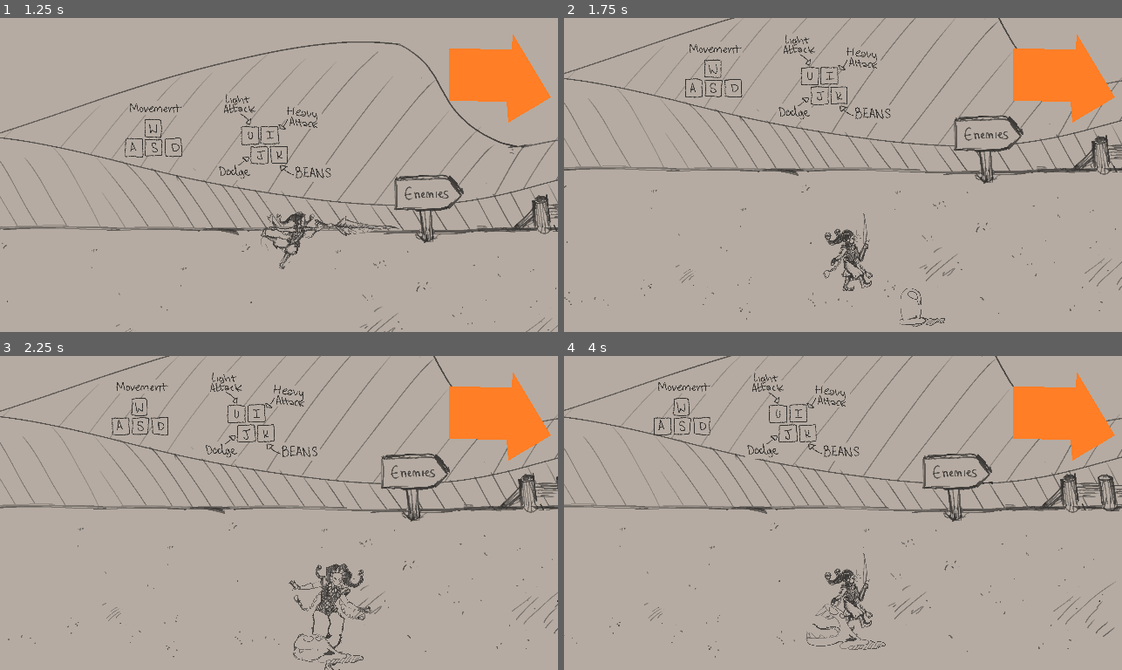
Above: before the commit, frames 1-4 (two rows, left to right).
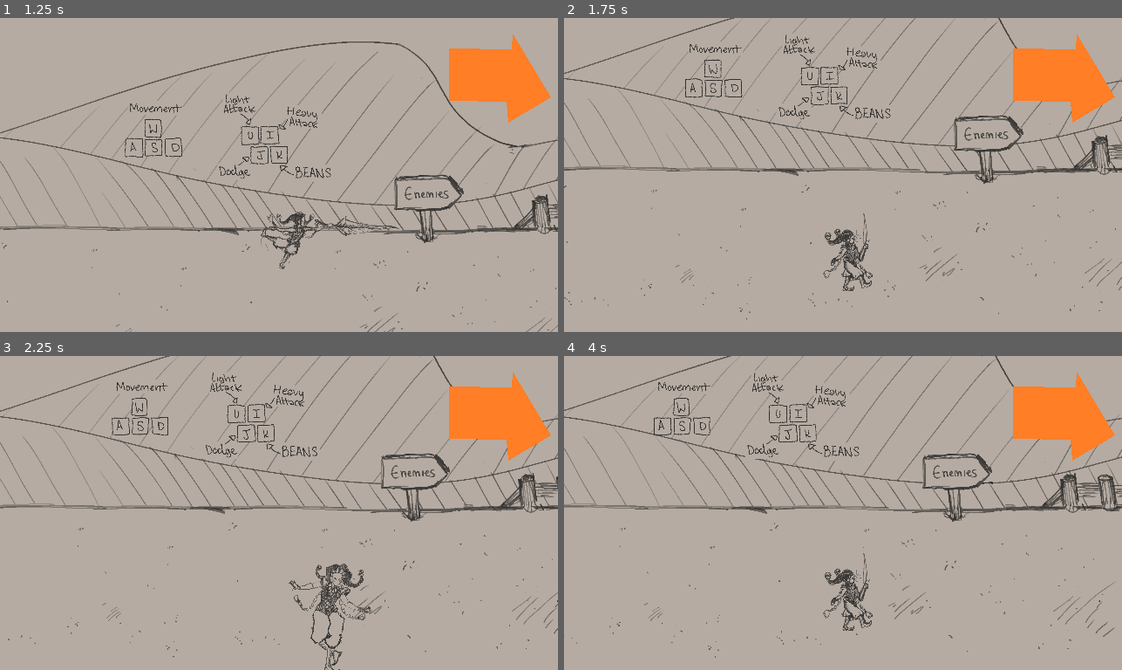
Above: after the commit, the same moments.

Repository: danielday-dev/UOP-GGJ-2024
Game: Godot game, scene res://Scenes/Stage1.tscn
Two runs of this game, one before a commit and one after it. Both use one fixed random seed, a clock stepped at 60 frames per second and the inputs below. This scene is started directly instead of the project's main scene.
Inputs:
- Up to frame 1 (1.25 s): tap Enter at 0.5 s; hold D (move_right) from 0.53 s (still down); hold U (attack1) from 0.53 s (still down)
- Up to frame 2 (1.75 s): release D (move_right) at 1.28 s; release U (attack1) at 1.28 s; hold S (move_down) from 1.28 s (still down); tap I (attack2) at 1.35 s
- Up to frame 3 (2.25 s): release S (move_down) at 2.03 s; hold D (move_right) from 2.03 s (still down); hold K (beans) from 2.03 s (still down)
- Up to frame 4 (4 s): release D (move_right) at 2.78 s; release K (beans) at 2.78 s; hold W (move_up) 2.78-3.53 s; tap J (dodge) at 2.85 s; hold A (move_left) from 3.53 s (still down); hold U (attack1) from 3.53 s (still down)

Frame 1 is identical in both runs. In frame 2, 0.1% of the frame differs, in the area x 60-69%, y 86-99%; in frame 3, 0.2%; in frame 4, 0.3%, in the area x 43-58%, y 78-94%.

Commit message:
Restart timer added.

Diff:
--- /dev/null
+++ b/Prefabs/RestartTimer.tscn
@@ -0,0 +1,30 @@
+[gd_scene load_steps=4 format=3 uid="uid://d0qtdulijsgw1"]
+
+[ext_resource type="Script" path="res://Source/RestartTimer.gd" id="1_niiud"]
+[ext_resource type="FontFile" uid="uid://g03vob1jdmq5" path="res://Resources/Maki.ttf" id="2_bhctn"]
+
+[sub_resource type="StyleBoxFlat" id="StyleBoxFlat_5qsph"]
+bg_color = Color(1, 0, 0.266667, 0.478431)
+corner_radius_bottom_right = 20
+corner_radius_bottom_left = 20
+
+[node name="Node2D" type="Node2D"]
+script = ExtResource("1_niiud")
+
+[node name="RestartTimer" type="Timer" parent="."]
+autostart = true
+
+[node name="Panel" type="PanelContainer" parent="."]
+offset_left = 110.0
+offset_right = 510.0
+offset_bottom = 60.0
+theme_override_styles/panel = SubResource("StyleBoxFlat_5qsph")
+
+[node name="Label" type="Label" parent="Panel"]
+layout_mode = 2
+theme_override_fonts/font = ExtResource("2_bhctn")
+theme_override_font_sizes/font_size = 56
+text = "Restart Timer Goes Here."
+horizontal_alignment = 1
+
+[connection signal="timeout" from="RestartTimer" to="." method="_onTimeout"]
--- a/Scenes/Stage1.tscn
+++ b/Scenes/Stage1.tscn
@@ -15,6 +15,7 @@
 [ext_resource type="Texture2D" uid="uid://csp3txgtghwrj" path="res://Resources/Stage/Stage5Top.png" id="10_m8pxg"]
 [ext_resource type="Texture2D" uid="uid://dk7asgkg011pq" path="res://Resources/UI/UI-Movement.png" id="12_00emt"]
 [ext_resource type="Texture2D" uid="uid://5y24ji8hbnao" path="res://Resources/UI/UI-Other.png" id="13_qb67p"]
+[ext_resource type="PackedScene" uid="uid://d0qtdulijsgw1" path="res://Prefabs/RestartTimer.tscn" id="16_3wy6l"]
 
 [sub_resource type="WorldBoundaryShape2D" id="WorldBoundaryShape2D_1p385"]
 distance = -0.999969
@@ -147,10 +148,6 @@
 z_as_relative = false
 position = Vector2(184, 288)
 floor_max_angle = 1.45211
-
-[node name="Slime" parent="." instance=ExtResource("5_6vdjg")]
-z_as_relative = false
-position = Vector2(489, 473)
 
 [node name="Environment" type="StaticBody2D" parent="."]
 
@@ -370,6 +367,9 @@
 shape = SubResource("WorldBoundaryShape2D_1p385")
 one_way_collision = true
 
+[node name="RestartTimer" parent="Camera" instance=ExtResource("16_3wy6l")]
+position = Vector2(-320, -180)
+
 [node name="Encounter1" parent="." node_paths=PackedStringArray("graveyard") instance=ExtResource("5_uywg0")]
 position = Vector2(601, 399)
 graveyard = NodePath("../Graveyard")
@@ -422,7 +422,6 @@
 
 [node name="Graveyard" type="Node2D" parent="."]
 
-[connection signal="died" from="Slime" to="Encounter1" method="enemyHasDied"]
 [connection signal="timeout" from="Camera/GIANTORANGEARROW/ArrowTimer" to="Camera" method="_on_arrow_timer_timeout"]
 [connection signal="died" from="Encounter1/Wave1/Slime" to="Encounter1" method="enemyHasDied"]
 [connection signal="died" from="Encounter1/Wave1/Slime2" to="Encounter1" method="enemyHasDied"]
--- /dev/null
+++ b/Source/RestartTimer.gd
@@ -0,0 +1,28 @@
+extends Node2D
+
+@export var countdownMax = 120;
+var currentCountdown;
+
+func _ready():
+	# Initiate countdown.
+	currentCountdown = countdownMax;
+
+func _process(_delta):
+	if (Input.is_anything_pressed()):
+		# Change scene.
+		currentCountdown = countdownMax;
+		return;
+
+	if (currentCountdown < 30):
+		# Show label + text.
+		$Panel/Label.text = "Auto-refresh never hurt anyone,\n This game will return to menu in " + str(currentCountdown) + " seconds";
+		$Panel.show();
+	else:
+		# Hide label.
+		$Panel.hide();
+
+func _onTimeout():
+	# Decrement countdown.
+	currentCountdown -= 1;
+	if (currentCountdown <= 0):
+		get_tree().change_scene_to_file("res://Scenes/Menu.tscn");
--- a/project.godot
+++ b/project.godot
@@ -11,7 +11,7 @@
 [application]
 
 config/name="UOP-GGJ-2024"
-run/main_scene="res://Scenes/Cutscene1.tscn"
+run/main_scene="res://Scenes/Menu.tscn"
 config/features=PackedStringArray("4.2", "GL Compatibility")
 
 [display]
Not shown: 1 places in Scenes/Stage1.tscn that only renumber resources
